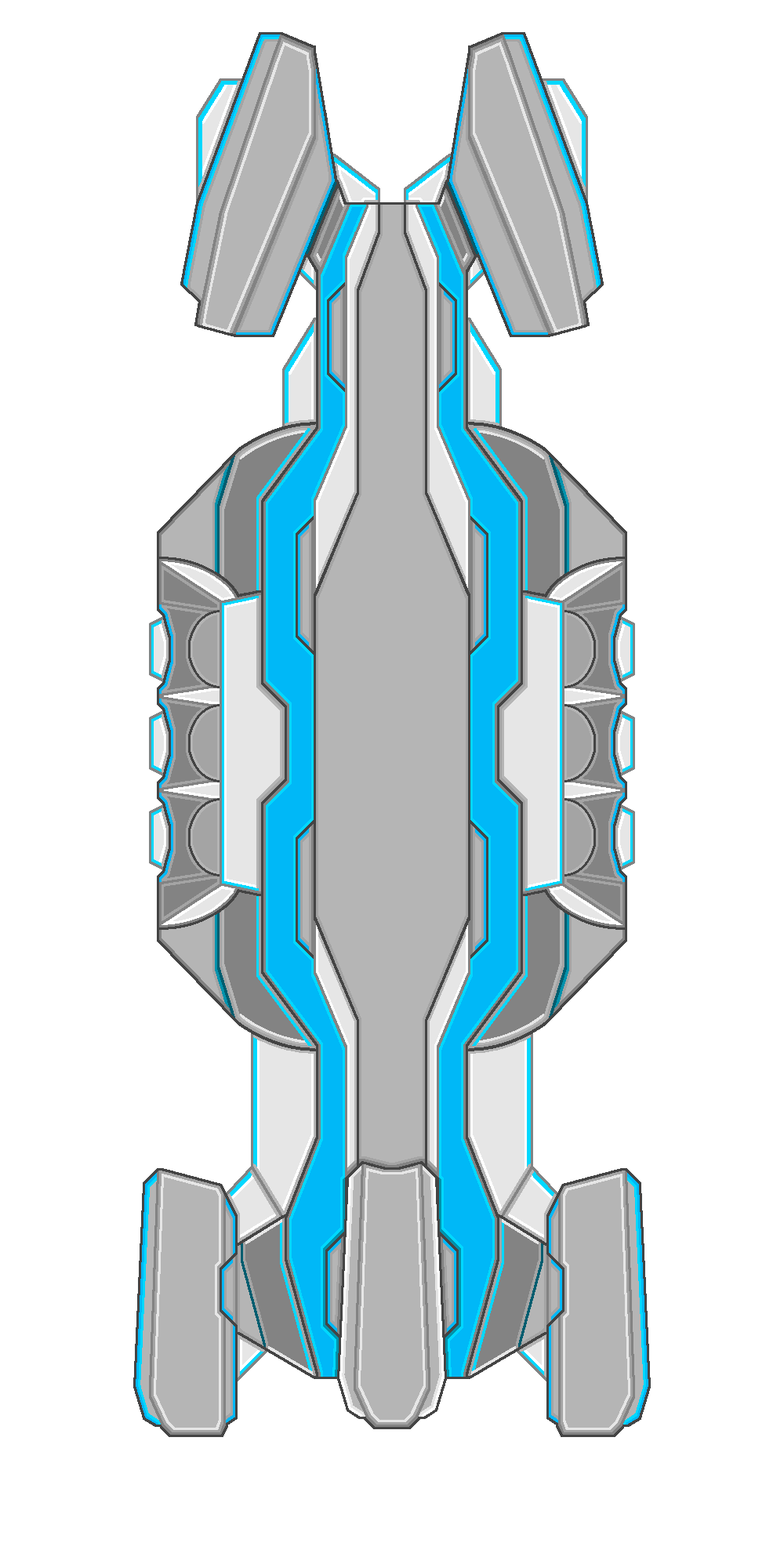
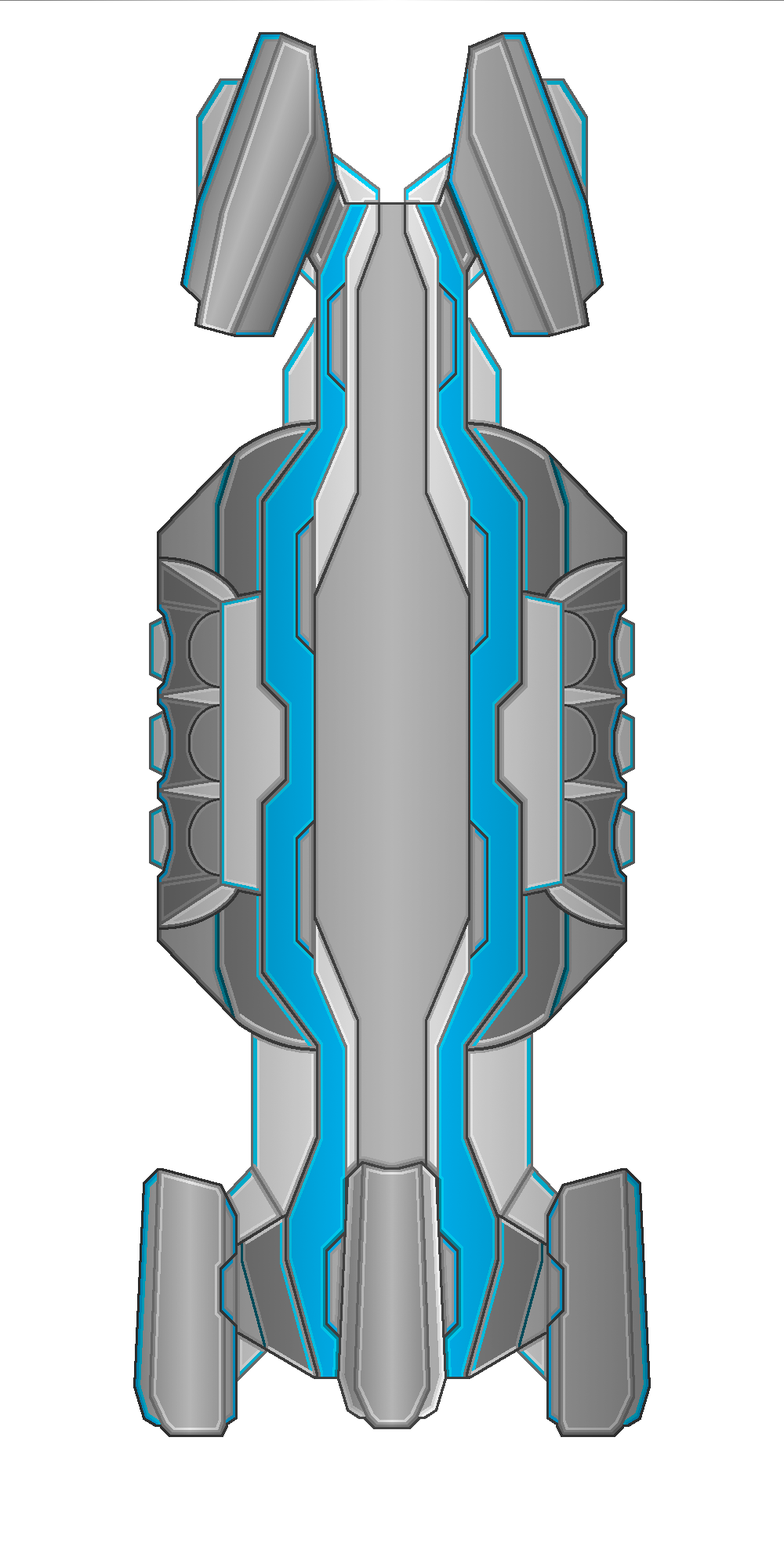
Comparing the layer stacks of the two 784 × 1568 images. Changes:
added layer "Shading" above "Eletera" over box(0, 0, 784, 1438)